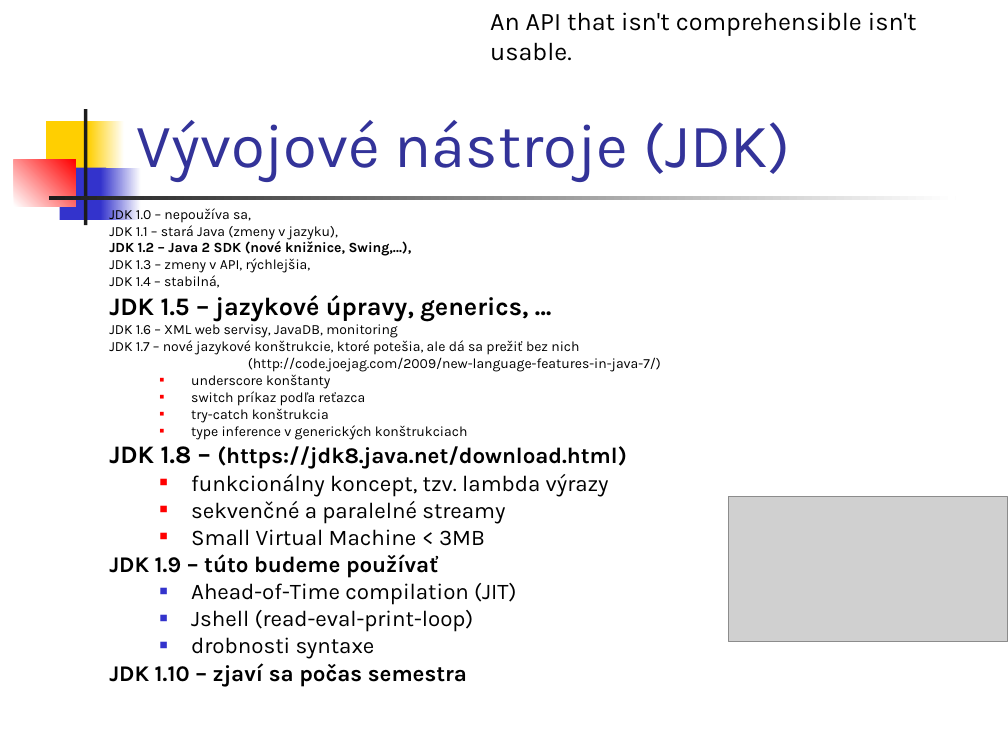
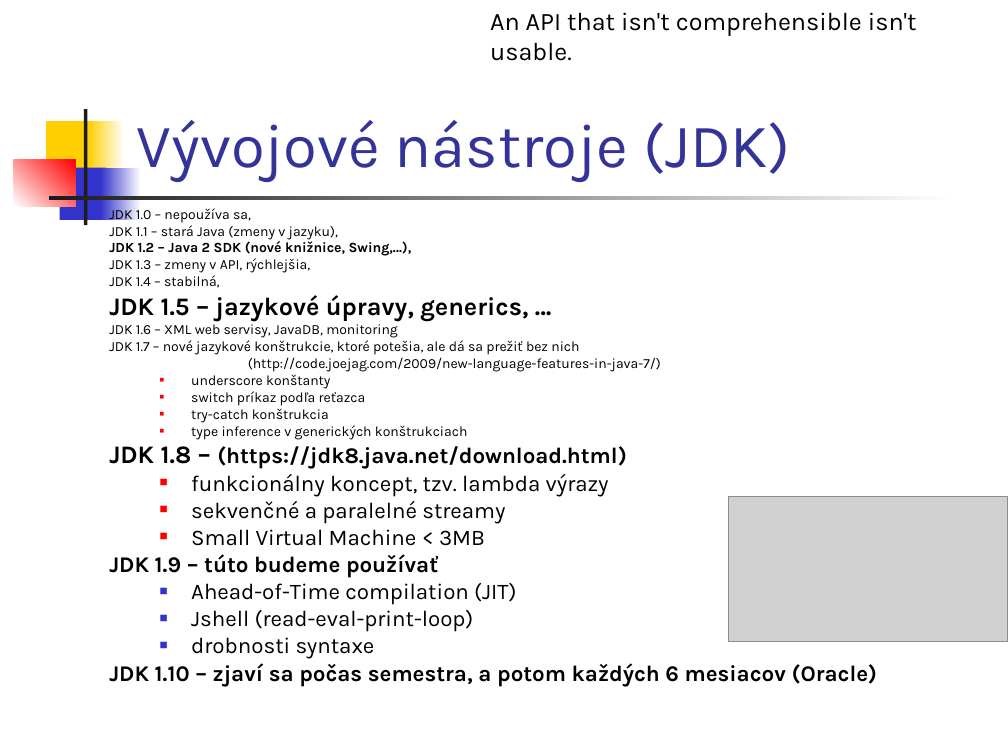
Before and after one commit to Programovanie4/Prednasky, a slide deck: slide 16 of 01/01_java.ppt (slide 15 before the commit). Drawn at 1008x756 pixels with LibreOffice and Linux fonts; fonts in the diff are those of the drawing; grey boxes stand for pictures. Boxes give left, top, right and bottom in pixels: in the first picture for what was removed or moved away, otherwise in the second. Text is boxed around its words. In the diff, an @@ line names an element or a change of style, - is before the commit and + after.

```diff
--- a/01/01_java.ppt
+++ b/01/01_java.ppt
@@ text at [109, 663, 877, 687]: text changed @@
-JDK 1.10 – zjaví sa počas semestra
+JDK 1.10 – zjaví sa počas semestra, a potom každých 6 mesiacov (Oracle)
```
Also in this commit, not shown: 1 other slide changed, 2 slides added, 9 other files.
